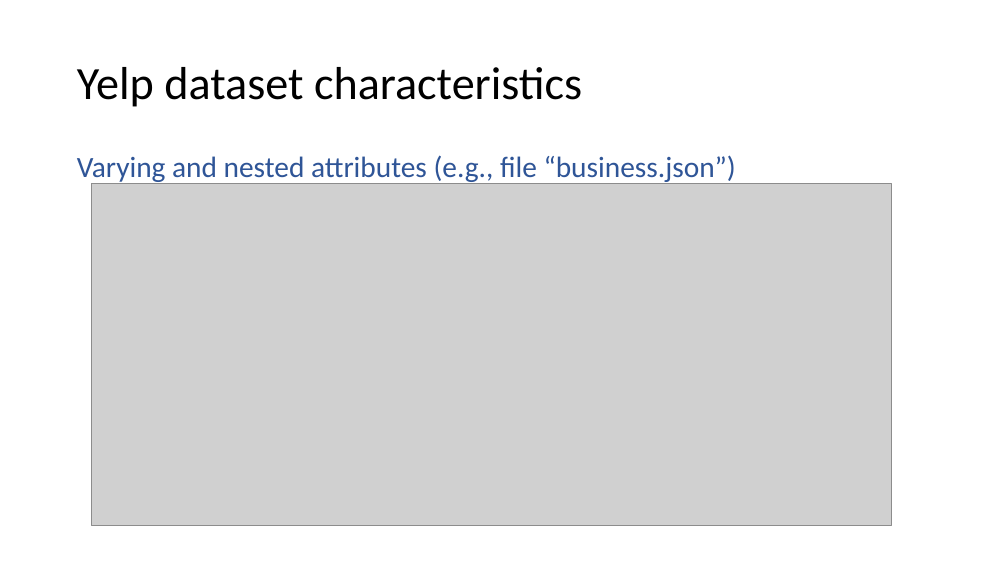
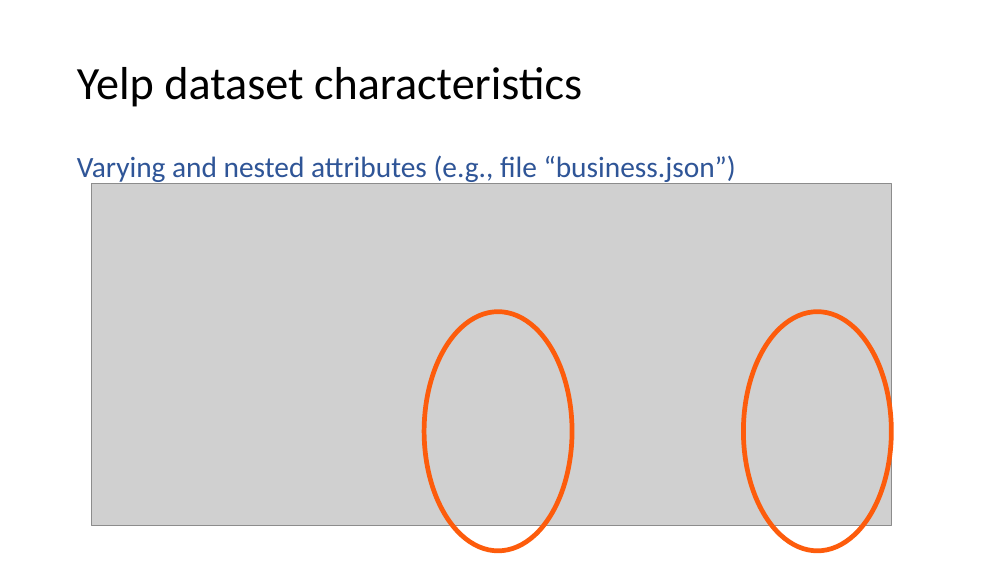
Before and after one commit to stepan-o/lift, a slide deck: slide 6 of presentations/Yelp_dataset_results.pptx. Drawn at 1008x567 pixels with LibreOffice and Linux fonts; fonts in the diff are those of the drawing; grey boxes stand for pictures. Boxes give left, top, right and bottom in pixels: in the first picture for what was removed or moved away, otherwise in the second. Text is boxed around its words. In the diff, an @@ line names an element or a change of style, - is before the commit and + after.

```diff
--- a/presentations/Yelp_dataset_results.pptx
+++ b/presentations/Yelp_dataset_results.pptx
@@ ellipse added at <box>424,312,572,551</box>, outline #FD5C0C 4.5 pt @@
@@ ellipse added at <box>743,312,892,551</box>, outline #FD5C0C 4.5 pt @@
```
Also in this commit, not shown: 2 other slides changed, 4 slides added, 1 slide removed.
